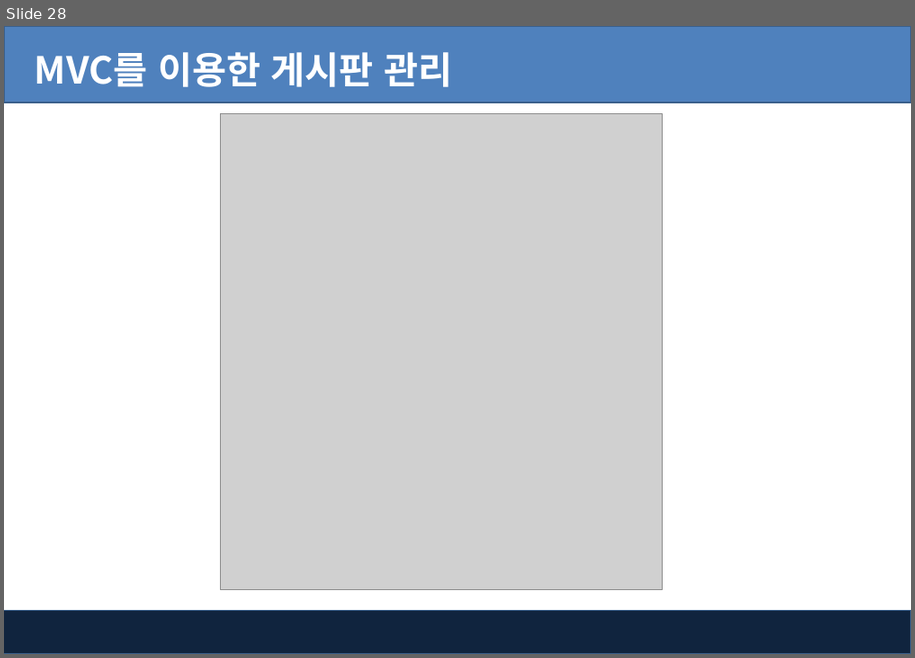
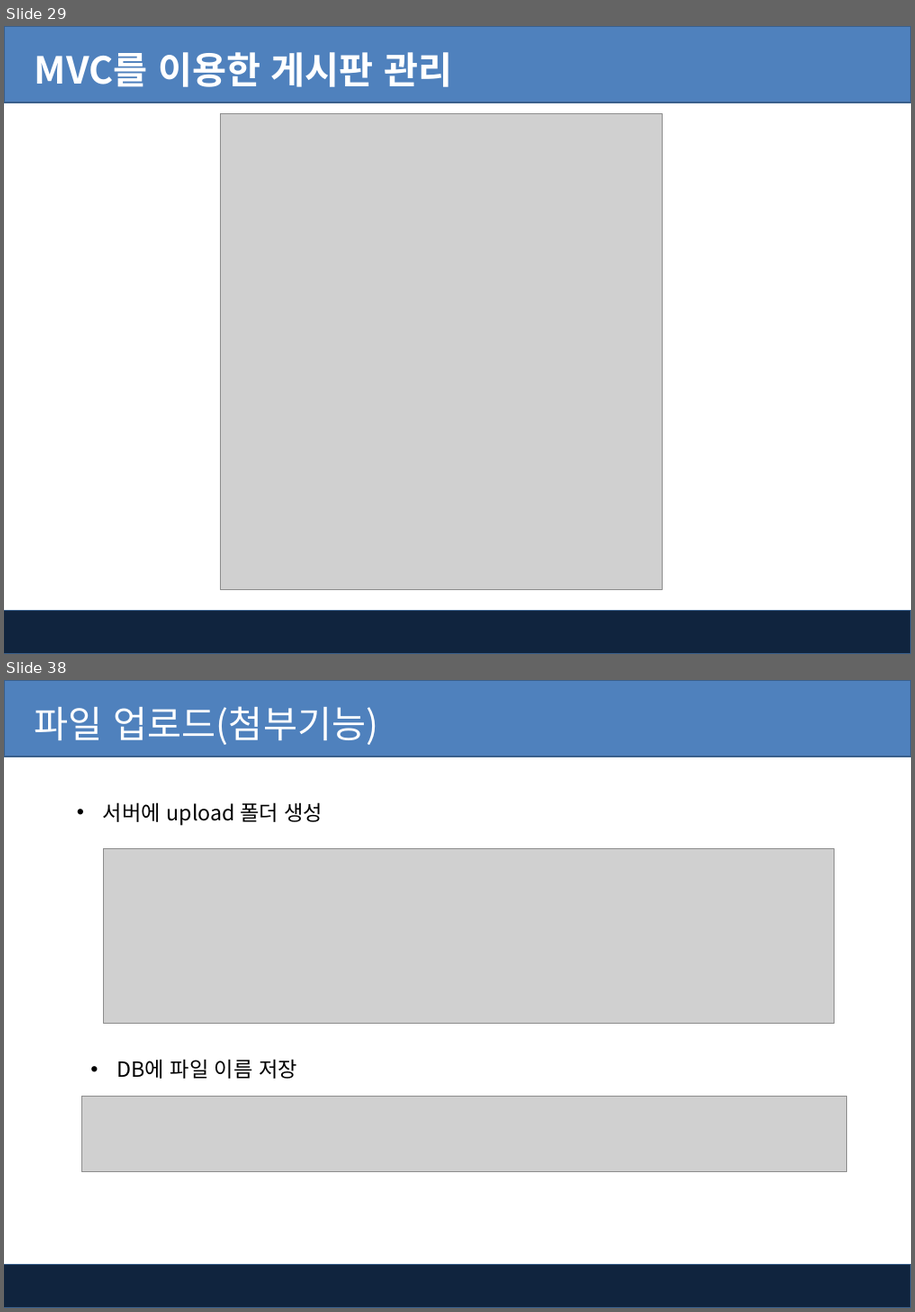
Before and after one commit to kiyongee2/green_project_web, a slide deck: jsp_ppt/10-2장. Jsp - MVC를 이용한 게시판 관리.pptx. Shown one above the other, each under a label of ours: slide 28 before the commit, slides 29 and 38 after it; the slides between them are not shown. The pictures are 915x658 and 915x1312 pixels, drawn with LibreOffice and Linux fonts; fonts in the diff are those of the drawing; grey boxes stand for pictures; background and template pictures are left out. Boxes give left, top, right and bottom in pixels: in the first picture for what was removed or moved away, otherwise in the second. Text is boxed around its words. In the diff, an @@ line names an element or a change of style, - is before the commit and + after.

```diff
--- a/jsp_ppt/10-2장. Jsp - MVC를 이용한 게시판 관리.pptx
+++ b/jsp_ppt/10-2장. Jsp - MVC를 이용한 게시판 관리.pptx
@@ slide 38 added at bbox=[4, 680, 911, 1308], background #FFFFFF; not listed: 2 template elements that a slide beside it also shows @@
@@ text added at bbox=[35, 706, 379, 745], 32 pt, text #FFFFFF @@
+파일 업로드(첨부기능)
@@ text added at bbox=[103, 802, 324, 826], 18 pt, text #000000 @@
+• 서버에 upload 폴더 생성
@@ picture added at bbox=[104, 849, 835, 1024] @@
@@ text added at bbox=[116, 1059, 297, 1079], 18 pt, text #000000 @@
+• DB에 파일 이름 저장
@@ picture added at bbox=[82, 1097, 846, 1172] @@
@@ what was slide 28 is now slide 29 @@
```
Also in this commit, not shown: 1 slide changed, 8 other slides added, 10 other files.
